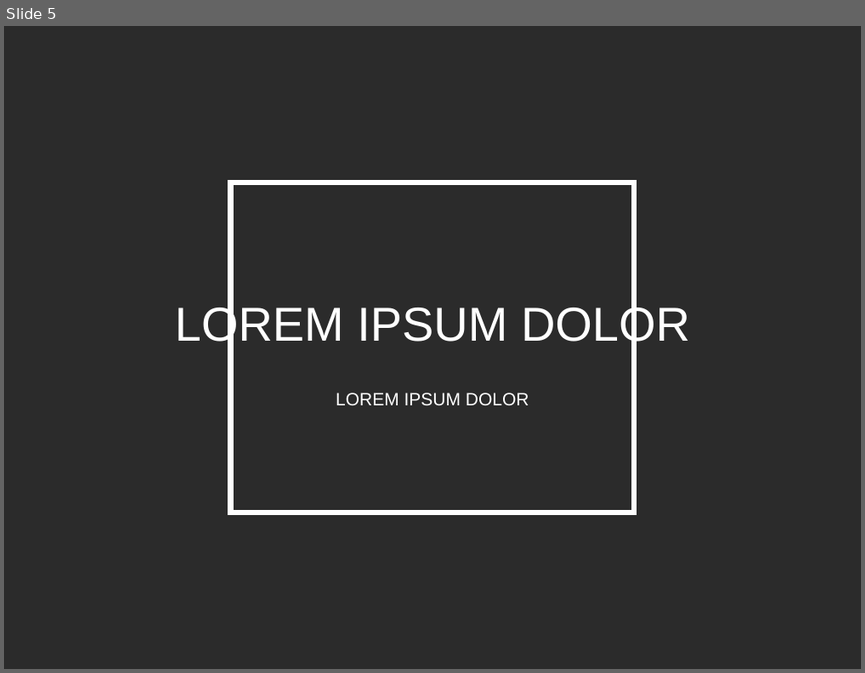
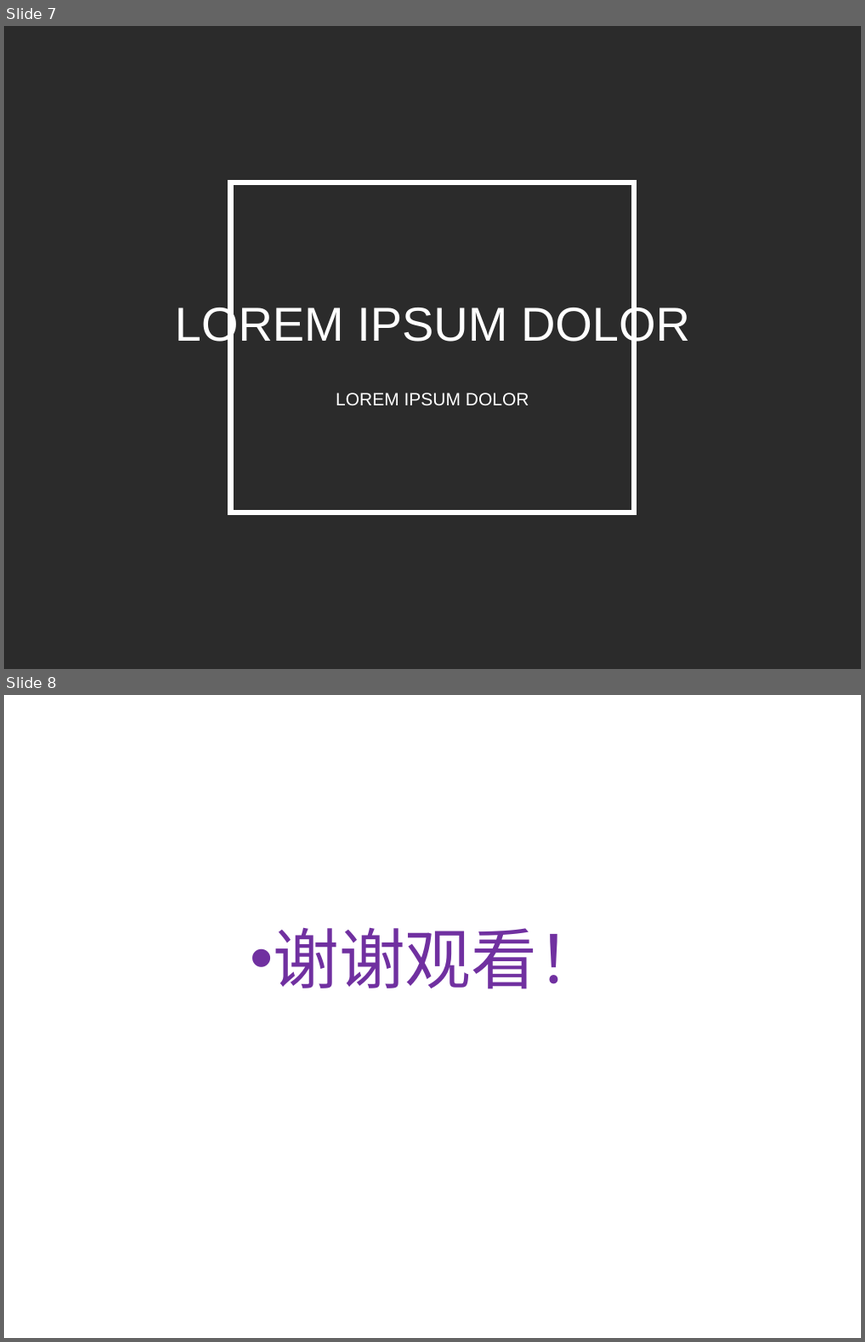
Before and after one commit to sign-s/Sign, a slide deck: doc/新建 PPT 演示文稿.ppt. Shown one above the other, each under a label of ours: slide 5 before the commit, slides 7 and 8 after it. The pictures are 865x673 and 865x1342 pixels, drawn with LibreOffice and Linux fonts; fonts in the diff are those of the drawing; background and template pictures are left out; a plain dark background stands for a picture behind light text. Boxes give left, top, right and bottom in pixels: in the first picture for what was removed or moved away, otherwise in the second. Text is boxed around its words. In the diff, an @@ line names an element or a change of style, - is before the commit and + after.

```diff
--- a/doc/新建 PPT 演示文稿.ppt
+++ b/doc/新建 PPT 演示文稿.ppt
@@ slide 8 added at [4, 695, 861, 1338], background picture (left out) @@
@@ text added at [273, 927, 603, 989], 55.5 pt, text #7030A0 @@
+• 谢谢观看！
@@ what was slide 5 is now slide 7 @@
```
Also in this commit, not shown: 1 slide changed, 2 other slides added.
